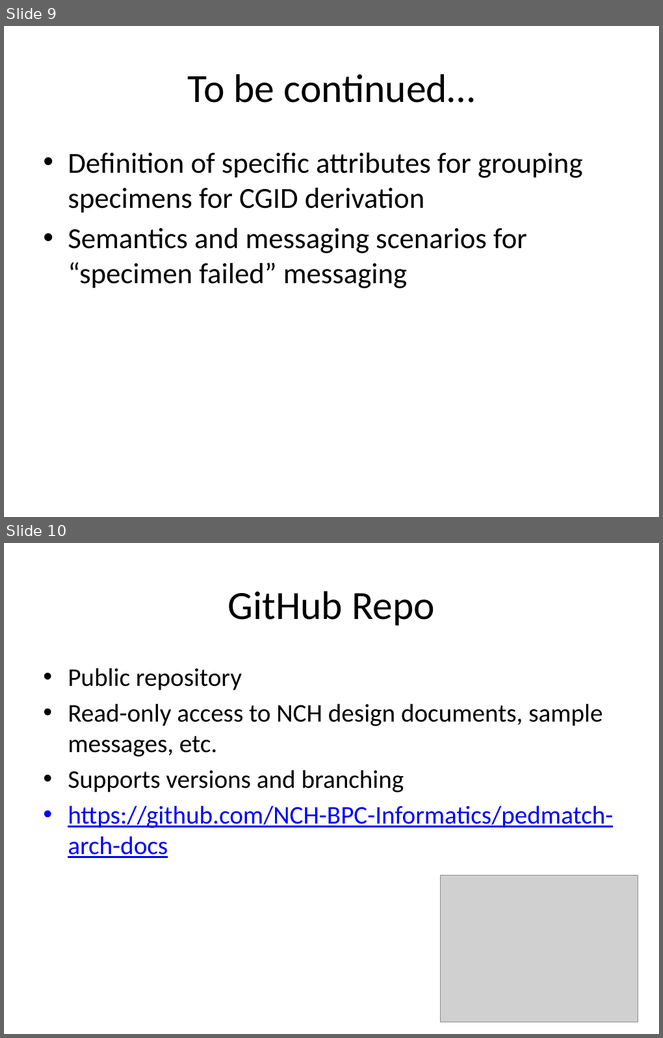
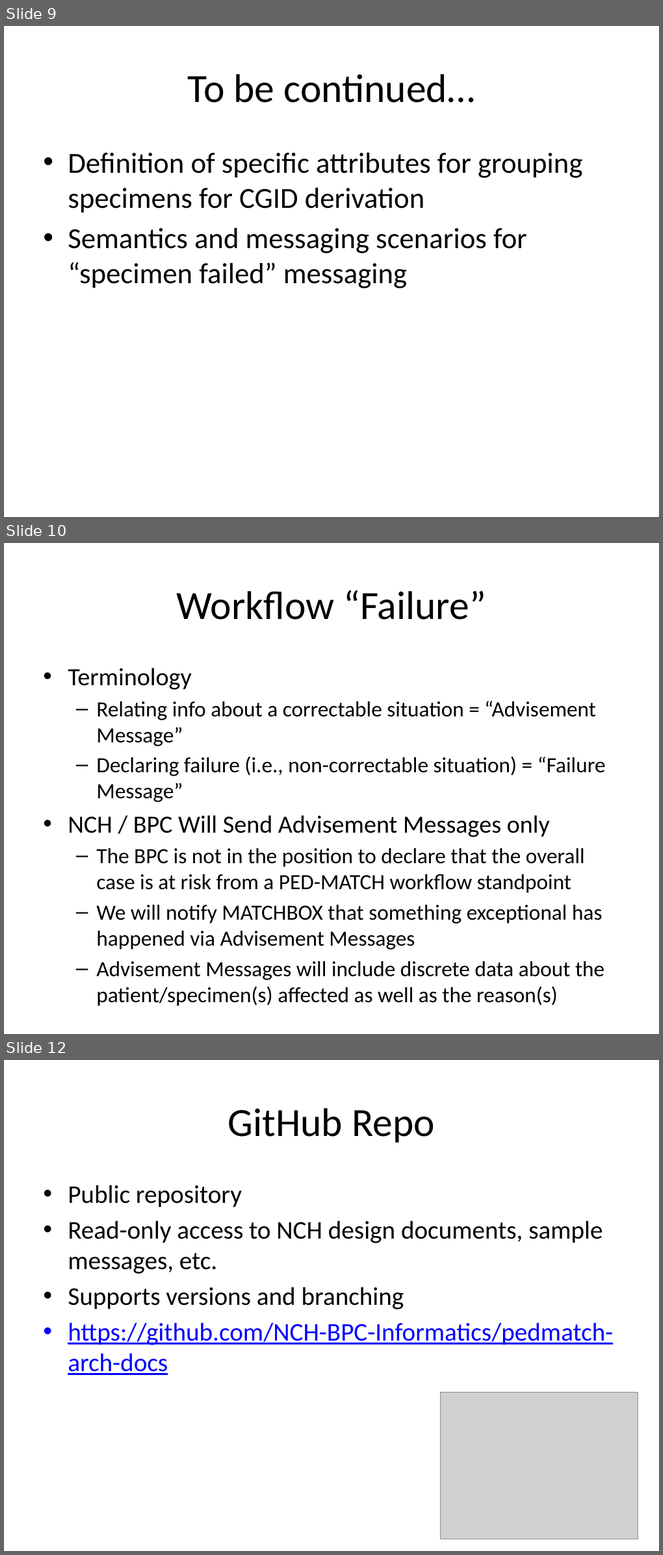
Before and after one commit to NCH-BPC-Informatics/pedmatch-arch-docs, a slide deck: NCH-PEDMATCH - Integration Walkthrough.pptx. Shown one above the other, each under a label of ours: slides 9 and 10 before the commit, slides 9, 10 and 12 after it; the slides between them are not shown. The pictures are 663x1038 and 663x1555 pixels, drawn with LibreOffice and Linux fonts; fonts in the diff are those of the drawing; grey boxes stand for pictures. Boxes give left, top, right and bottom in pixels: in the first picture for what was removed or moved away, otherwise in the second. Text is boxed around its words. In the diff, an @@ line names an element or a change of style, - is before the commit and + after.

Commit message:
First stab at advisement (vs. failure) messaging

```diff
--- a/NCH-PEDMATCH - Integration Walkthrough.pptx
+++ b/NCH-PEDMATCH - Integration Walkthrough.pptx
@@ slide 10 added at (4,543,659,1034), background #FFFFFF @@
@@ title added at (176,590,486,620), 44 pt, text #000000 @@
+Workflow “Failure”
@@ text added at (68,668,606,1006), 23.8 pt, text #000000 @@
+• Terminology
+  – Relating info about a correctable situation = “Advisement Message”
+  – Declaring failure (i.e., non-correctable situation) = “Failure Message”
+• NCH / BPC Will Send Advisement Messages only
+  – The BPC is not in the position to declare that the overall case is at risk from a PED-MATCH workflow standpoint
+  – We will notify MATCHBOX that something exceptional has happened via Advisement Messages
+  – Advisement Messages will include discrete data about the patient/specimen(s) affected as well as the reason(s)
@@ what was slide 10 is now slide 12 @@
```
Also in this commit, not shown: 1 other slide added.
